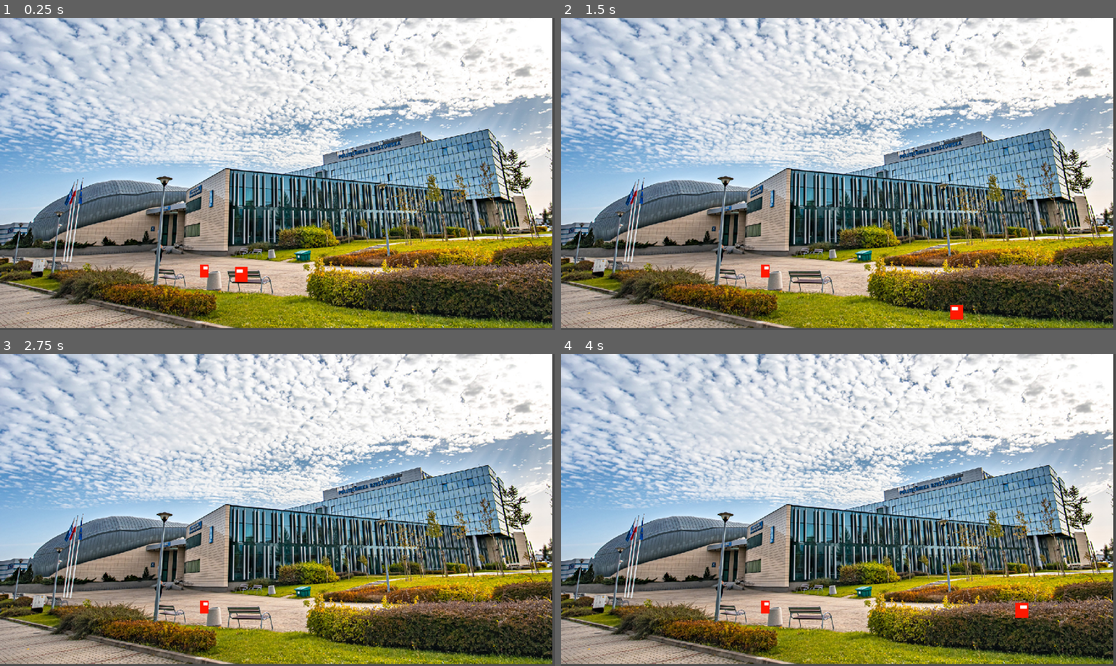
Above: before the commit, frames 1-4 (two rows, left to right).
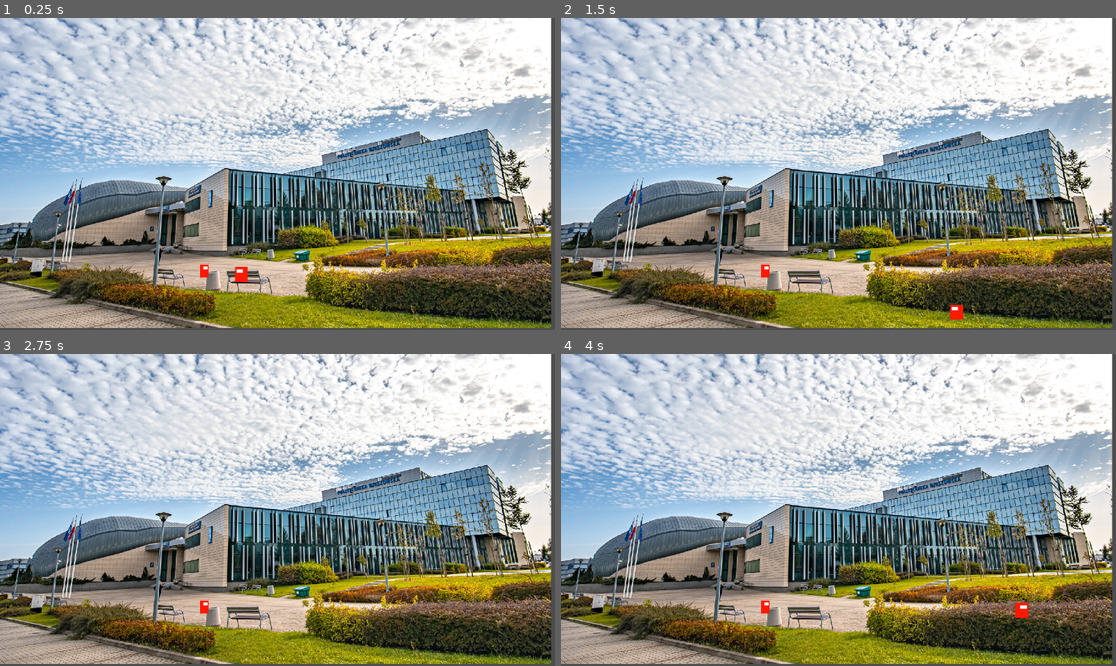
Above: after the commit, the same moments.

Repository: Sfafg/Dr.-Sudra
Game: Godot game, scene res://node_2d.tscn
Two runs of this game, one before a commit and one after it. Both use one fixed random seed, a clock stepped at 60 frames per second and the inputs below.
Inputs:
- Up to frame 1 (0.25 s): no input
- Up to frame 2 (1.5 s): tap Enter (ui_accept) at 0.5, 0.77 s; hold D (right) 0.53-1.28 s; hold S (down) from 1.28 s (still down)
- Up to frame 3 (2.75 s): tap Enter (ui_accept) at 1.52, 2 s; release S (down) at 2.03 s; hold D (right) from 2.03 s (still down)
- Up to frame 4 (4 s): tap Enter (ui_accept) at 2.75, 3.02, 3.77 s; release D (right) at 2.78 s; hold W (up) 2.78-3.53 s; hold A (left) from 3.53 s (still down)

The runs differ from the first frame. In frame 1, 23% of the frame differs, in the area x 0-100%, y 0-100%; in frame 2, 23%; in frame 3, 23%; in frame 4, 23%.

Commit message:
Działające sygnały

Diff:
--- a/CharacterBody2D.gd
+++ /dev/null
@@ -1,40 +0,0 @@
-extends Sprite2D
-
-@export var maxSpeed : float = 2
-@export var mass : float = 2
-@export var stepFrequency : float = 10
-@export_range(0.0,1.0) var stepAnimationInfluence : float = 0.4
-
-var velocity = Vector2(0,0)
-var stepAnimationTimer = 0
-func _process(delta):
-	# Pobieranie wejścia z klawiatury.
-	var moveDirection = Input.get_vector("left", "right", "up", "down")
-	# Jeśli gracz nie wysyła zadnego inputu,
-	# to zrestartuj animację kroku oraz oraz jej nie używaj.
-	var stepAnimation = 1
-	if(moveDirection.x == 0 && moveDirection.y == 0):
-		stepAnimationTimer = 0
-	else:
-		# Obliczanie animacji kroku na podstawie funkcji sinus i ograniczenie jej od 1 - stepInfluence do 1.
-		stepAnimation = sin(stepAnimationTimer * stepFrequency) * 0.5 + 0.5
-		stepAnimation = clamp(stepAnimation + 1 - stepAnimationInfluence, 1 - stepAnimationInfluence, 1)
-		stepAnimationTimer += delta
-		moveDirection = moveDirection.normalized()
-
-	# Obliczanie prędkości, którą ma osiągnąć objekt.
-	var targetVelocity = moveDirection * maxSpeed
-	#targetVelocity *= stepAnimation
-
-	# Siła potrzebna do skierowania postaci w kierunku targetVelocity.
-	var steeringForce = targetVelocity - velocity
-
-	# Integracja przyspieszenia.
-	velocity += steeringForce / mass * delta * 60
-	velocity.limit_length(maxSpeed)
-
-	# Spraw by obiekt był skierowany w stronę kierunku ruchu.
-	self.scale.x = -abs(self.scale.x) if velocity.x <= 0 else abs(self.scale.x)
-
-	# Integracja prędkości.
-	self.position += velocity * delta * 60
--- a/Scenes/Politechnika.tscn
+++ b/Scenes/Politechnika.tscn
@@ -4,7 +4,7 @@
 [ext_resource type="Script" path="res://Scripts/Politechnika.gd" id="1_shgm8"]
 
 [sub_resource type="RectangleShape2D" id="RectangleShape2D_n1bpk"]
-size = Vector2(66, 92)
+size = Vector2(54, 88)
 
 [node name="Politechnika" type="StaticBody2D"]
 position = Vector2(-7, -1)
@@ -22,7 +22,7 @@
 position = Vector2(0, 4)
 
 [node name="CollisionShape2D" type="CollisionShape2D" parent="Area2D"]
-position = Vector2(357, 438)
+position = Vector2(358, 440)
 shape = SubResource("RectangleShape2D_n1bpk")
 
 [connection signal="body_entered" from="Area2D" to="." method="_on_area_2d_body_entered"]
--- a/node_2d.tscn
+++ b/node_2d.tscn
@@ -10,6 +10,7 @@
 script = ExtResource("1_3njx8")
 
 [node name="Politechnika" parent="." instance=ExtResource("5_bvpqb")]
+position = Vector2(-9, -1)
 
 [node name="Sprite2D" type="Sprite2D" parent="."]
 position = Vector2(424, 525)
@@ -20,3 +21,5 @@
 
 [node name="CharacterBody2D" parent="." instance=ExtResource("5_rikmo")]
 position = Vector2(501, 532)
+
+[connection signal="player_entered" from="Politechnika" to="." method="_on_politechnika_player_entered"]
